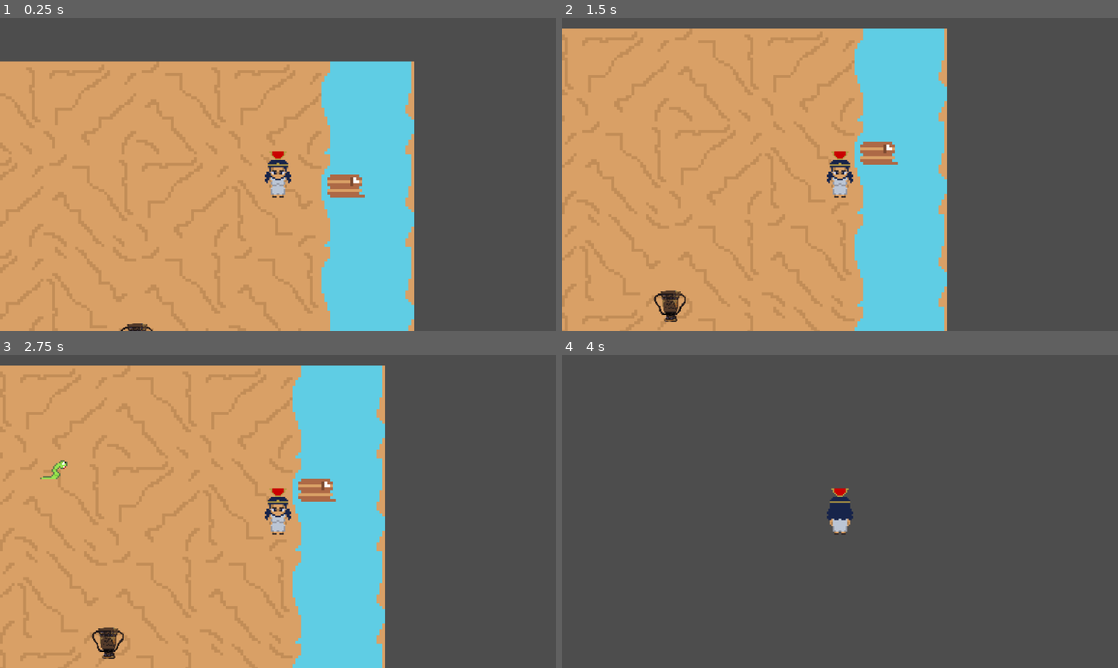
Above: before the commit, frames 1-4 (two rows, left to right).
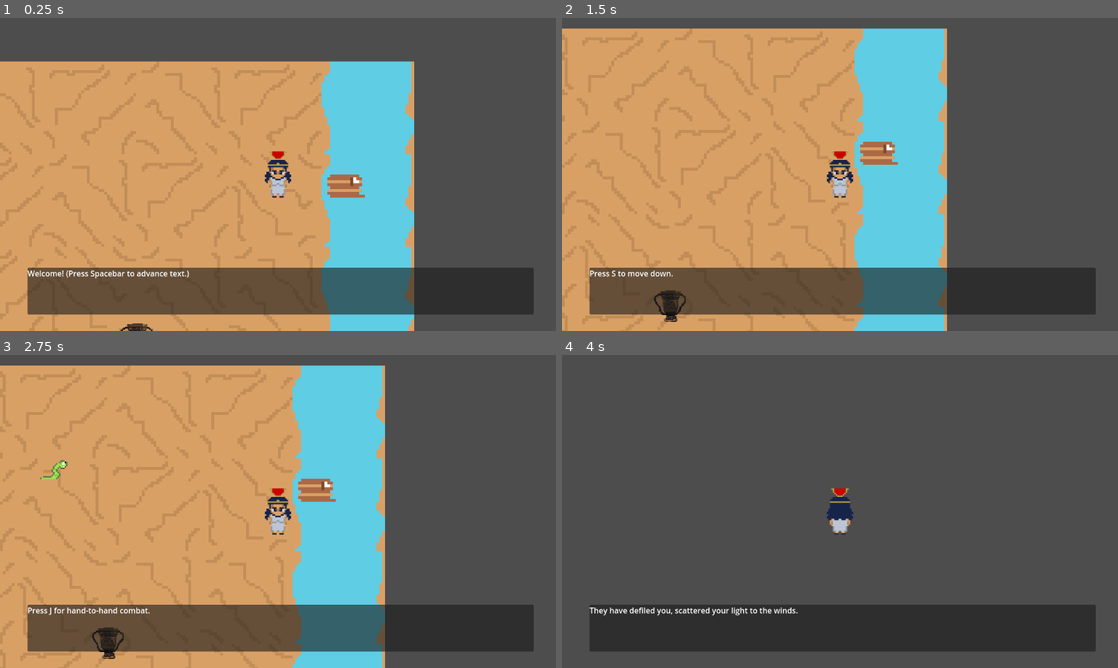
Above: after the commit, the same moments.

Repository: larmen9179/osiris
Game: Godot game, scene res://levels/level1.tscn
Same seed, same stepped clock (60 frames per second), same inputs: the game is played once before the commit and once after it.
Inputs:
- Up to frame 1 (0.25 s): no input
- Up to frame 2 (1.5 s): tap Space at 0.5, 0.6 s; hold D 0.53-1.28 s; tap Enter (ui_accept) at 0.77, 1.07 s; tap J at 0.8, 1.35 s; tap S at 1.25 s; hold S from 1.28 s (still down)
- Up to frame 3 (2.75 s): tap Enter (ui_accept) at 1.52, 1.55, 1.82, 2.1 s; release S at 2.03 s; hold D from 2.03 s (still down); tap Space at 2.3 s
- Up to frame 4 (4 s): tap J at 2.75, 3.05, 3.6 s; release D at 2.78 s; hold W 2.78-3.53 s; tap Space at 2.85 s; tap Enter (ui_accept) at 3.02, 3.32, 3.77, 3.8 s; hold A from 3.53 s (still down)

The runs differ from the first frame. In frame 1, 14% of the frame differs, in the area x 4-96%, y 79-95%; in frame 2, 14%; in frame 3, 14%; in frame 4, 13%.

Commit message:
finished level 1

Diff:
--- /dev/null
+++ b/osiris/character/Isis.tscn
@@ -0,0 +1,48 @@
+[gd_scene load_steps=3 format=3 uid="uid://cedldsht2s7fb"]
+
+[sub_resource type="CapsuleShape2D" id="CapsuleShape2D_h22u4"]
+radius = 4.0
+height = 14.0
+
+[sub_resource type="SpriteFrames" id="SpriteFrames_nxnpd"]
+animations = [{
+"frames": [{
+"duration": 1.0,
+"texture": null
+}],
+"loop": true,
+"name": &"down",
+"speed": 5.0
+}, {
+"frames": [],
+"loop": true,
+"name": &"left",
+"speed": 5.0
+}, {
+"frames": [],
+"loop": true,
+"name": &"right",
+"speed": 5.0
+}, {
+"frames": [{
+"duration": 1.0,
+"texture": null
+}],
+"loop": true,
+"name": &"up",
+"speed": 5.0
+}]
+
+[node name="CharacterBody2D" type="CharacterBody2D"]
+
+[node name="CollisionShape2D" type="CollisionShape2D" parent="."]
+shape = SubResource("CapsuleShape2D_h22u4")
+
+[node name="AnimatedSprite2D" type="AnimatedSprite2D" parent="."]
+texture_filter = 1
+scale = Vector2(0.5, 0.5)
+sprite_frames = SubResource("SpriteFrames_nxnpd")
+animation = &"down"
+
+[node name="Camera2D" type="Camera2D" parent="."]
+zoom = Vector2(6, 6)
--- /dev/null
+++ b/osiris/character/playerScript.gd
@@ -0,0 +1,71 @@
+extends CharacterBody2D
+
+@export var speed = 200
+@export var punch_range = 50  # Distance at which you can hit an enemy
+@export var punch_damage = 10  # Damage dealt with the punch
+
+@onready var random = RandomNumberGenerator.new()
+@onready var enemy_area = $EnemyArea  # Assuming you have an Area2D for the enemy hit detection
+
+func _physics_process(delta):
+	var direction = Vector2.ZERO
+
+	if Input.is_key_pressed(KEY_W):
+		direction.y -= 1
+	if Input.is_key_pressed(KEY_A):
+		direction.x -= 1
+	if Input.is_key_pressed(KEY_S):
+		direction.x += 1
+	if Input.is_key_pressed(KEY_D):
+		direction.y += 1
+
+	if direction.length() > 0:
+		direction = direction.normalized()
+		velocity = direction * speed
+	else:
+		velocity = Vector2.ZERO
+
+	move_and_slide()
+
+	if velocity.length() > 0:
+		if abs(velocity.x) > abs(velocity.y):
+			if velocity.x > 0:
+				$AnimatedSprite2D.play("right")
+			else:
+				$AnimatedSprite2D.play("left")
+		else:
+			if velocity.y > 0:
+				$AnimatedSprite2D.play("down")
+			else:
+				$AnimatedSprite2D.play("up")
+	else:
+		$AnimatedSprite2D.stop()
+
+func _input(event):
+	if event is InputEventKey and event.pressed:
+		if event.keycode == KEY_SPACE:
+			advance_text()
+		elif event.keycode == KEY_J:
+			hand_to_hand_combat()
+
+func advance_text():
+	print("Advance text!")  # Replace with your dialogue logic
+
+func hand_to_hand_combat():
+	print("Isis attacks with hand-to-hand combat!")  # Replace with your attack animation/damage logic
+
+	# Play punch animation
+	$AnimatedSprite2D.play("punch")  # Assuming you have a "punch" animation set up in your sprite
+
+	# Detect nearby enemy
+	var enemy = get_nearest_enemy()
+	if enemy and position.distance_to(enemy.position) <= punch_range:
+		enemy.take_damage(punch_damage)  # Assuming enemy has a `take_damage` method
+
+func get_nearest_enemy() -> CharacterBody2D:
+	# Example of detecting the nearest enemy. Adjust as needed.
+	# This could be a RayCast2D, Area2D, or just checking all enemies in the scene.
+	for enemy in get_tree().get_nodes_in_group("enemies"):  # Assuming enemies are added to an "enemies" group
+		if enemy is CharacterBody2D:
+			return enemy
+	return null
--- a/osiris/textController.gd
+++ b/osiris/textController.gd
@@ -2,6 +2,43 @@
 
 @onready var label = $Panel/Label
 var textboxOpen = false
+
+var tutorial_messages = []  # Tutorial text first
+var isis_messages = []      # Story dialogue second
+var current_messages = []   # This will point to which set we're currently showing
+
+var message_index = 0       # Keeps track of which message we're on
+var finished_tutorial = false  # Tracks if tutorial is done
+
+func _ready():
+	tutorial_messages = [
+		"Welcome! (Press Spacebar to advance text.)",
+		"To move around:",
+		"Press W to move up.",
+		"Press A to move left.",
+		"Press S to move down.",
+		"Press D to move right.",
+		"",
+		"To use Isis’s Powers and Spells:",
+		"Press J for hand-to-hand combat.",
+		"Press K to use Isis’s spells.",
+		"""Spell system:
+1 = Scarabs (weak damage),
+2 = Eye of Horus (medium damage),
+3 = Ra the Sun God (high damage)."""
+	]
+
+	isis_messages = [
+		"My love, my dear love, what has become of you?!",
+		"They have defiled you, scattered your light to the winds.",
+		"""But hear me, Osiris. I will not forsake you, my love.
+I will make you whole again, even if the sands of Egypt devour my flesh.
+Even if the gods themselves turn their faces away….""",
+		"Through river, through root, through the endless sands... I will find you. I will make you whole."
+	]
+
+	current_messages = tutorial_messages  # Start with tutorial
+	show_message(current_messages[message_index])
 
 func show_message(text):
 	label.text = text
@@ -10,8 +47,20 @@
 
 func hide_message():
 	hide()
+	textboxOpen = false
 
 func _process(delta):
 	if textboxOpen and Input.is_action_just_pressed("ui_accept"):
-		hide()
-		textboxOpen = false
+		message_index += 1
+		if message_index < current_messages.size():
+			show_message(current_messages[message_index])
+		else:
+			if not finished_tutorial:
+				# Finished tutorial, now move to Isis story
+				finished_tutorial = true
+				current_messages = isis_messages
+				message_index = 0
+				show_message(current_messages[message_index])
+			else:
+				# Finished everything
+				hide_message()
Not shown, changed: osiris/character/Isis/irisFrontWalk1.png.import
Not shown, added: osiris/character/Isis/irisFrontWalk2.png.import
Not shown, changed: osiris/character/Isis/irisLeft.png.import
Not shown, changed: osiris/character/Isis/irisLeftPunch.png.import
Not shown, added: osiris/character/Isis/irisLeftStand.png.import
Not shown, changed: osiris/character/Isis/irisRightPunch.png.import
Not shown, changed: osiris/character/Isis/irisRightStand.png.import
Not shown, added: osiris/character/playerScript.gd.uid
Not shown: 1 places in osiris/levels/level1.tscn that only renumber resources
